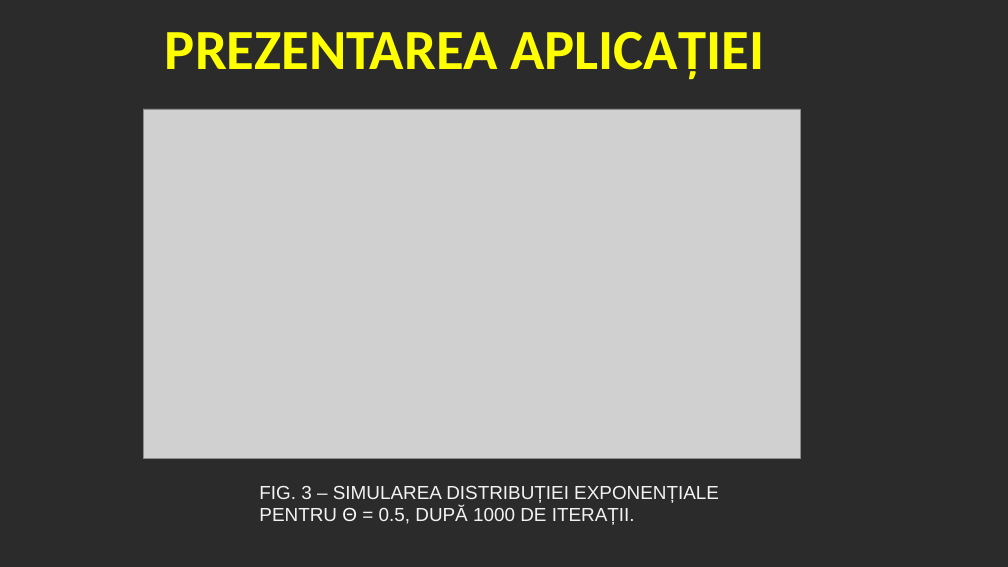
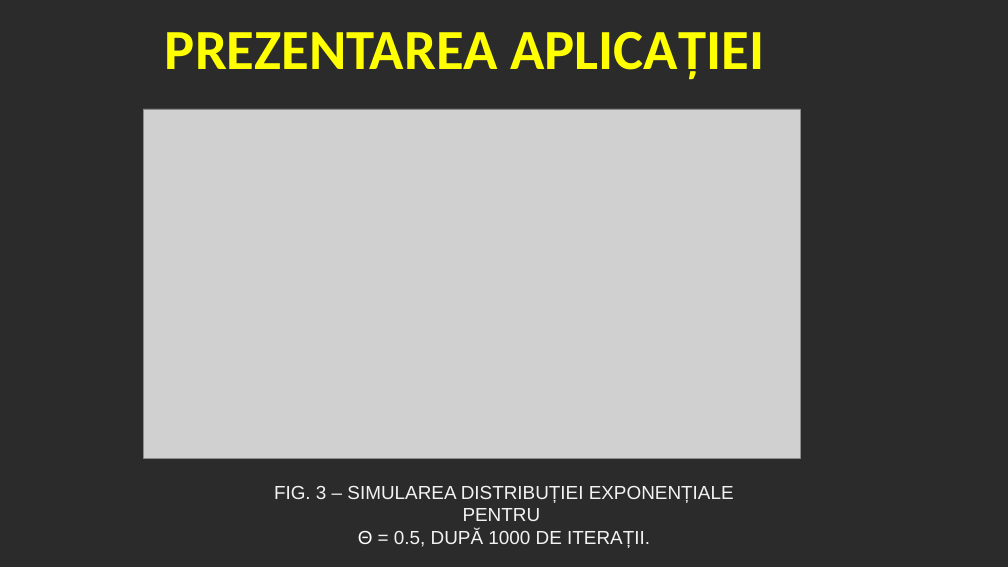
Before and after one commit to CelestialHunter/Proiect_MS-PS-, a slide deck: slide 8 of Simulatoare.pptx. Drawn at 1008x567 pixels with LibreOffice and Linux fonts; fonts in the diff are those of the drawing; grey boxes stand for pictures; background and template pictures are left out; a plain dark background stands for a picture behind light text. Boxes give left, top, right and bottom in pixels: in the first picture for what was removed or moved away, otherwise in the second. Text is boxed around its words. In the diff, an @@ line names an element or a change of style, - is before the commit and + after.

```diff
--- a/Simulatoare.pptx
+++ b/Simulatoare.pptx
@@ text "FIG. 3 – SIMULAREA DISTRIBUȚIEI ..." at (274,486,734,548): alignment left to centre @@
```
Also in this commit, not shown: 1 other slide changed.
